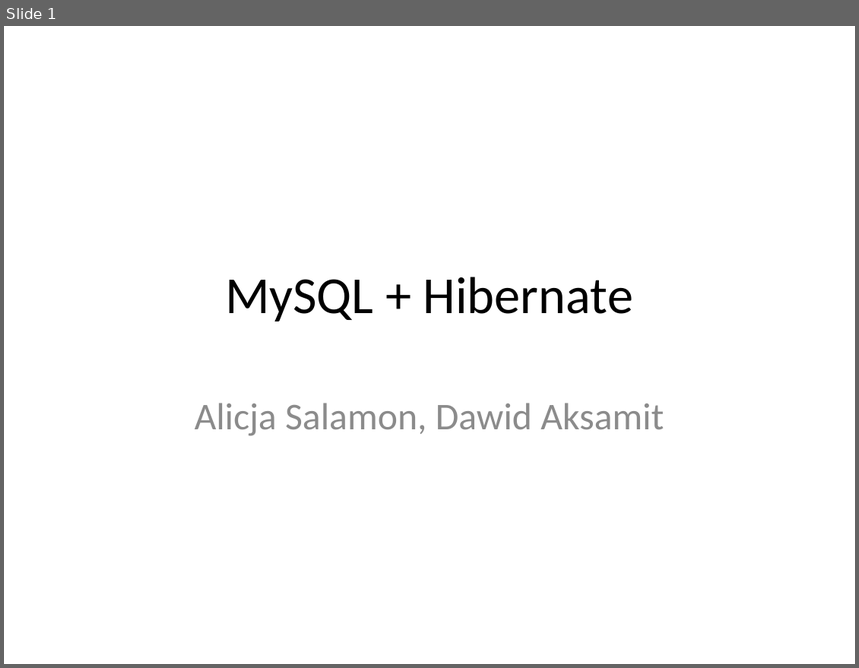
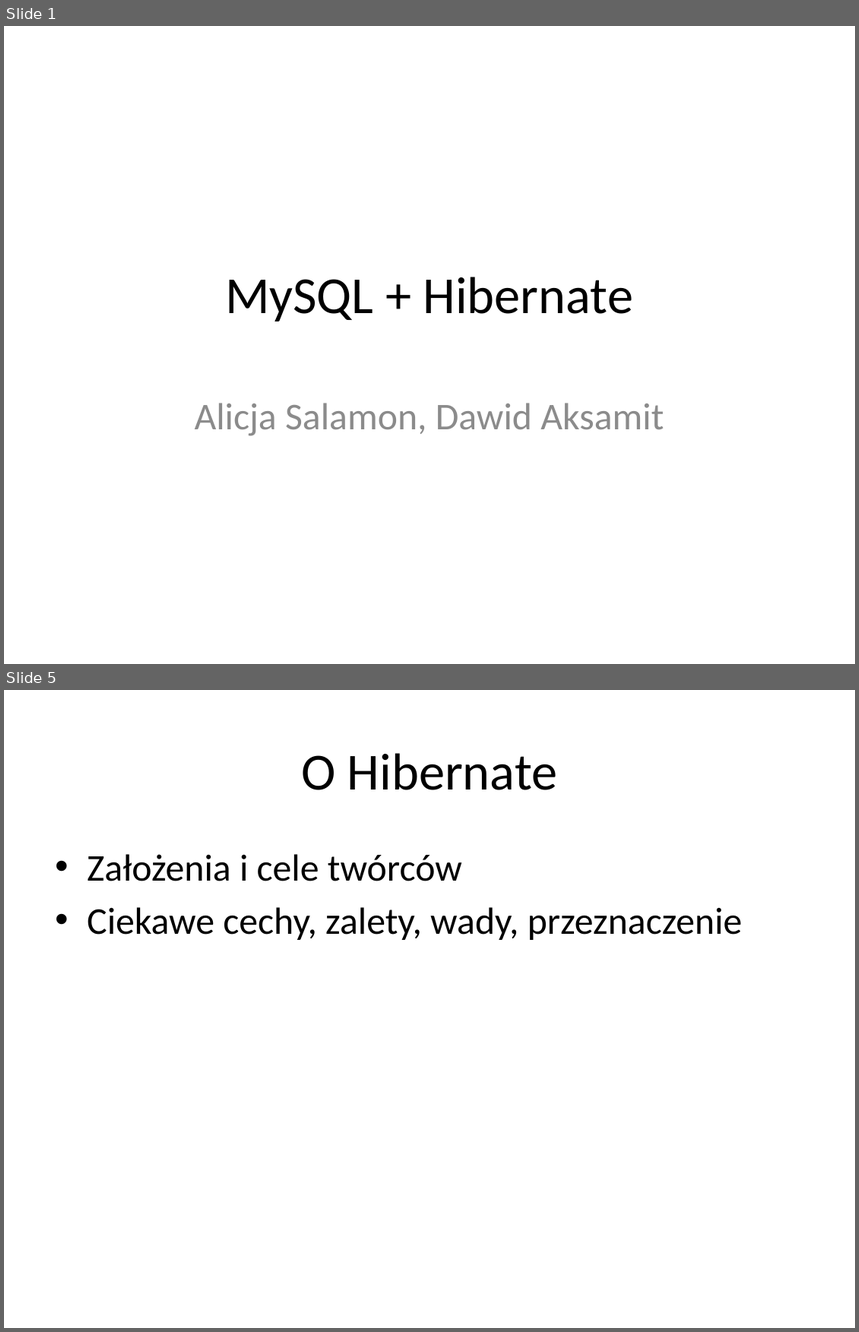
Before and after one commit to alicjasalamon/DB2, a slide deck: MySQL + Hibernate.pptx. Shown one above the other, each under a label of ours: slide 1 before the commit, slides 1 and 5 after it; the slides between them are not shown. The pictures are 859x668 and 859x1332 pixels, drawn with LibreOffice and Linux fonts; fonts in the diff are those of the drawing. Boxes give left, top, right and bottom in pixels: in the first picture for what was removed or moved away, otherwise in the second. Text is boxed around its words. In the diff, an @@ line names an element or a change of style, - is before the commit and + after.

```diff
--- a/MySQL + Hibernate.pptx
+++ b/MySQL + Hibernate.pptx
@@ slide 5 added at bbox=[4, 690, 855, 1328], background #FFFFFF @@
@@ title added at bbox=[301, 753, 557, 790], 44 pt, text #000000 @@
+O Hibernate
@@ text added at bbox=[87, 854, 743, 940], 32 pt, text #000000 @@
+• Założenia i cele twórców
+• Ciekawe cechy, zalety, wady, przeznaczenie
```
Also in this commit, not shown: 4 slides changed, 13 other slides added, 1 slide removed, 4 other files.
